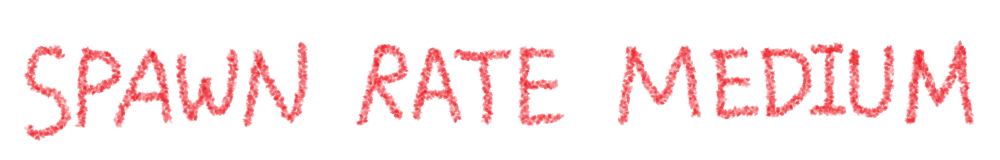
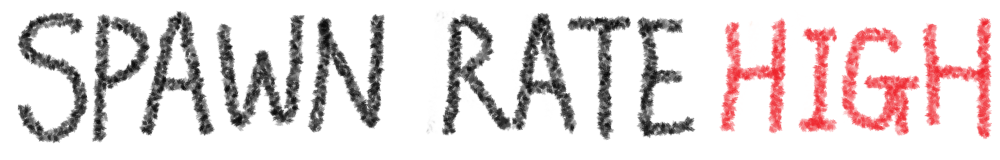
Revision of a layered 1000 x 160 image; what changed, layer by layer:
added layer "Layer 4" above "Layer 3" over [17,10,992,144]
hid "Layer 2" over [20,39,975,144]
